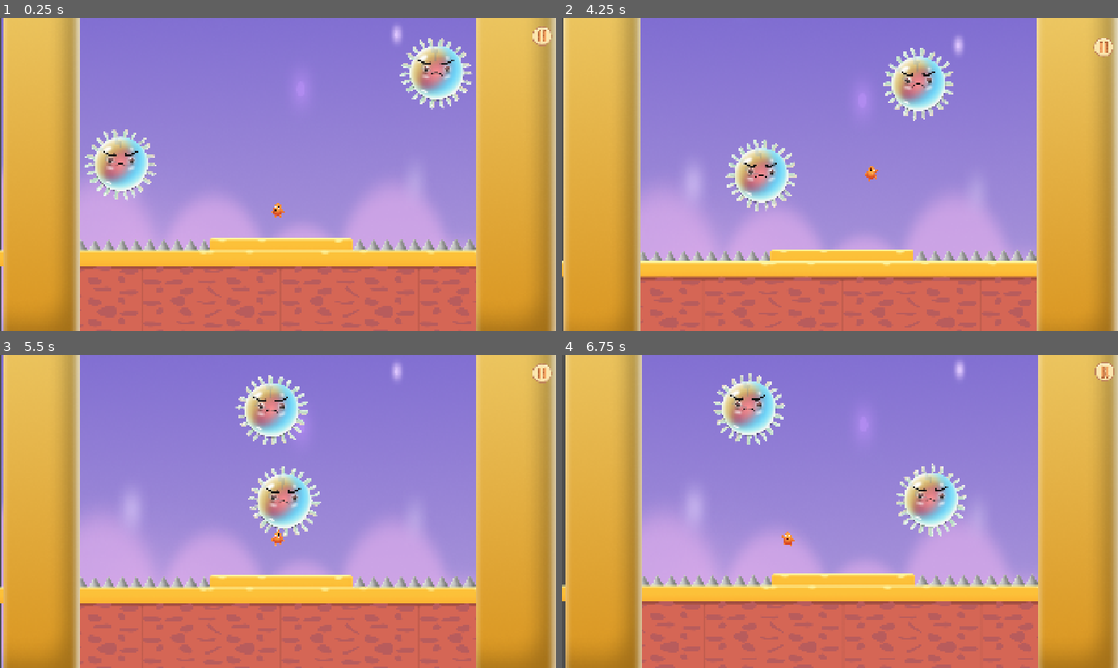
Above: before the commit, frames 1-4 (two rows, left to right).
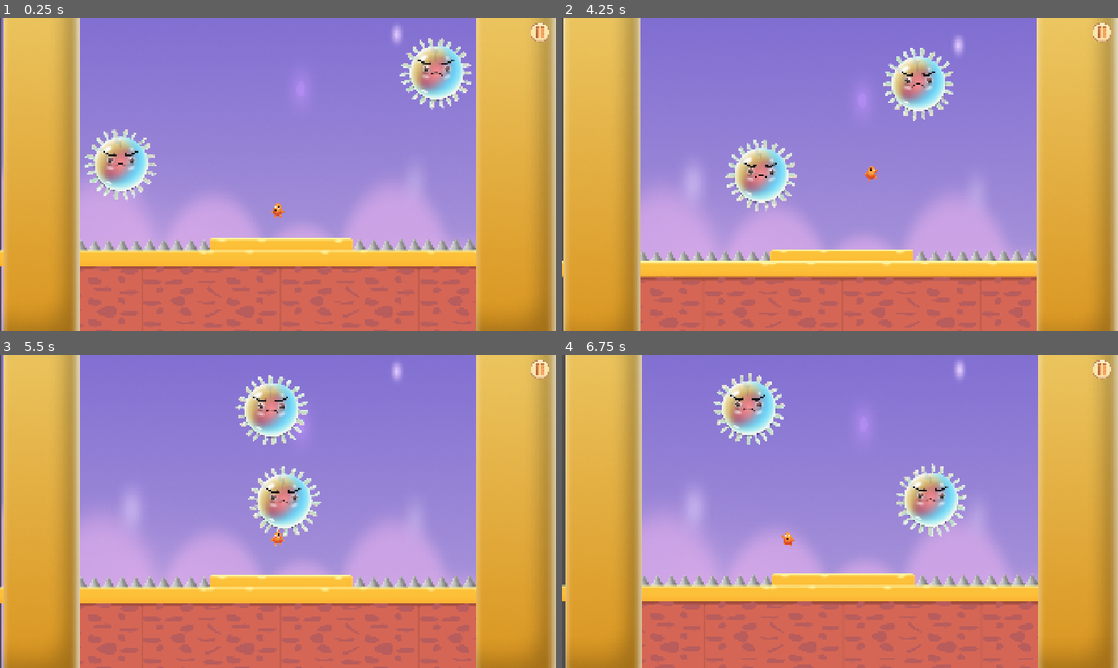
Above: after the commit, the same moments.

Repository: Ravi-Capsitech21/ZumpaJumpGodot
Game: Godot game, scene res://scenes/main_scene.tscn
Two runs of this game, one before a commit and one after it. Both use one fixed random seed, a clock stepped at 60 frames per second and the inputs below. This scene is started directly instead of the project's main scene.
Inputs (mouse positions are in pixels of both pictures, inside the frame that each line leads up to; where the layout moved, square brackets give the same spot in the first picture):
- Up to frame 1 (0.25 s): no input
- Up to frame 2 (4.25 s): click (1101, 33) [1106, 30] at 0.5 s; click (578, 33) [578, 39] at 1.25 s; click (840, 193) at 2 s; click "1" at 2.75 s; tap Enter (ui_accept) at 3.5, 3.77 s; move the mouse to (962, 158) at 3.52 s; hold Right (ui_right) from 3.53 s (still down); click (962, 158) at 3.67 s
- Up to frame 3 (5.5 s): move the mouse to (166, 527) at 4.27 s; tap Enter (ui_accept) at 4.52 s; move the mouse to (333, 442) at 5.02 s; release Right (ui_right) at 5.03 s; hold Left (ui_left) from 5.03 s (still down)
- Up to frame 4 (6.75 s): move the mouse to (812, 574) at 5.77 s; release Left (ui_left) at 5.78 s; hold Right (ui_right) from 5.78 s (still down); click (812, 574) at 5.92 s; tap Enter (ui_accept) at 6.02 s; move the mouse to (1006, 558) at 6.52 s

The runs differ from the first frame. In frame 1, 0.2% of the frame differs, in the area x 95-100%, y 1-10%; in frame 2, 0.3%, in the area x 95-100%, y 1-13%; in frame 3, 0.2%; in frame 4, 0.2%.

Commit message:
pause button fix

Diff:
--- a/YogeshScripts/Scripts/win_line.gd
+++ b/YogeshScripts/Scripts/win_line.gd
@@ -19,4 +19,4 @@
 		await get_tree().create_timer(slow_motion_time * slow_motion_scale).timeout
 
 		# normal speed
-		Engine.time_scale = 2.0
+		Engine.time_scale = 1.0
--- a/scenes/main_scene.tscn
+++ b/scenes/main_scene.tscn
@@ -1,6 +1,6 @@
 [gd_scene format=3 uid="uid://gsb87c05tuis"]
 
-[ext_resource type="Texture2D" uid="uid://dmu7hk8cb7pn" path="res://YogeshAssets/Loading screen.png" id="1_adb74"]
+[ext_resource type="Texture2D" uid="uid://dmu7hk8cb7pn" path="res://assets/Loading screen.png" id="1_adb74"]
 [ext_resource type="Texture2D" uid="uid://cw7vtth2ggyg3" path="res://assets/Group 362.png" id="1_e1cbu"]
 [ext_resource type="Script" uid="uid://blgcpnbt86brp" path="res://YogeshScripts/Scripts/win_line.gd" id="2_58gk3"]
 [ext_resource type="Texture2D" uid="uid://dv5vnlllgcj82" path="res://assets/Group 210.png" id="2_mngbo"]
@@ -17,7 +17,7 @@
 [ext_resource type="Texture2D" uid="uid://10wg35en3out" path="res://assets/Group 230.png" id="8_bcnxi"]
 [ext_resource type="Texture2D" uid="uid://bbui4kv8aw472" path="res://assets/Group 229.png" id="9_7nt27"]
 [ext_resource type="Texture2D" uid="uid://babbnsxjqayli" path="res://assets/Rectangle 152.png" id="10_k6f3i"]
-[ext_resource type="Texture2D" uid="uid://cih3uoq3cqaj1" path="res://YogeshAssets/Group 169.png" id="11_xdqt8"]
+[ext_resource type="Texture2D" uid="uid://cih3uoq3cqaj1" path="res://assets/Group 169.png" id="11_xdqt8"]
 [ext_resource type="Script" uid="uid://vjtolwui3l1f" path="res://Scripts/enemy.gd" id="14_01n6w"]
 [ext_resource type="Texture2D" uid="uid://b0437ji5hw68h" path="res://assets/tanticles (2).png" id="15_6u1mn"]
 [ext_resource type="Texture2D" uid="uid://cprgex8j7vyr1" path="res://assets/Group 202.png" id="16_bcnxi"]
@@ -347,7 +347,9 @@
 autoplay = &"new_animation"
 speed_scale = 2.079
 
-[node name="PausePannel" type="Control" parent="." unique_id=1060008530]
+[node name="CanvasLayer" type="CanvasLayer" parent="." unique_id=773329935]
+
+[node name="PausePannel" type="Control" parent="CanvasLayer" unique_id=1060008530]
 layout_mode = 3
 anchors_preset = 0
 offset_right = 1916.0
@@ -355,7 +357,7 @@
 script = ExtResource("3_4w45t")
 metadata/_edit_use_anchors_ = true
 
-[node name="PauseBtn" type="Button" parent="PausePannel" unique_id=1818087250]
+[node name="PauseBtn" type="Button" parent="CanvasLayer/PausePannel" unique_id=1818087250]
 z_index = 1
 layout_mode = 1
 anchors_preset = 1
@@ -372,7 +374,7 @@
 icon_alignment = 1
 metadata/_edit_use_anchors_ = true
 
-[node name="PauseMenu" type="Control" parent="PausePannel" unique_id=209401814]
+[node name="PauseMenu" type="Control" parent="CanvasLayer/PausePannel" unique_id=209401814]
 visible = false
 layout_mode = 1
 anchors_preset = 8
@@ -387,7 +389,7 @@
 grow_horizontal = 2
 grow_vertical = 2
 
-[node name="BackBtn" type="Button" parent="PausePannel/PauseMenu" unique_id=809208589]
+[node name="BackBtn" type="Button" parent="CanvasLayer/PausePannel/PauseMenu" unique_id=809208589]
 z_index = 1
 layout_mode = 1
 offset_left = -551.0
@@ -401,7 +403,7 @@
 icon = ExtResource("4_r6p65")
 icon_alignment = 1
 
-[node name="TextureRect" type="TextureRect" parent="PausePannel/PauseMenu" unique_id=481271746]
+[node name="TextureRect" type="TextureRect" parent="CanvasLayer/PausePannel/PauseMenu" unique_id=481271746]
 layout_mode = 1
 anchors_preset = 8
 anchor_left = 0.5
@@ -416,7 +418,7 @@
 grow_vertical = 2
 texture = ExtResource("6_01n6w")
 
-[node name="HBoxContainer" type="HBoxContainer" parent="PausePannel/PauseMenu/TextureRect" unique_id=1170966751]
+[node name="HBoxContainer" type="HBoxContainer" parent="CanvasLayer/PausePannel/PauseMenu/TextureRect" unique_id=1170966751]
 layout_mode = 1
 anchors_preset = 8
 anchor_left = 0.5
@@ -432,21 +434,21 @@
 size_flags_horizontal = 4
 size_flags_vertical = 4
 
-[node name="ResumeButton" type="Button" parent="PausePannel/PauseMenu/TextureRect/HBoxContainer" unique_id=1689728136]
+[node name="ResumeButton" type="Button" parent="CanvasLayer/PausePannel/PauseMenu/TextureRect/HBoxContainer" unique_id=1689728136]
 layout_mode = 2
 theme_override_icons/icon = ExtResource("7_6u1mn")
 theme_override_styles/normal = SubResource("StyleBoxEmpty_u0fll")
 theme_override_styles/pressed = SubResource("StyleBoxEmpty_6p3nn")
 theme_override_styles/hover = SubResource("StyleBoxEmpty_k67gn")
 
-[node name="RestartButton" type="Button" parent="PausePannel/PauseMenu/TextureRect/HBoxContainer" unique_id=502372115]
+[node name="RestartButton" type="Button" parent="CanvasLayer/PausePannel/PauseMenu/TextureRect/HBoxContainer" unique_id=502372115]
 layout_mode = 2
 theme_override_icons/icon = ExtResource("8_bcnxi")
 theme_override_styles/normal = SubResource("StyleBoxEmpty_k3g67")
 theme_override_styles/pressed = SubResource("StyleBoxEmpty_4bgka")
 theme_override_styles/hover = SubResource("StyleBoxEmpty_02d50")
 
-[node name="HomeButton" type="Button" parent="PausePannel/PauseMenu/TextureRect/HBoxContainer" unique_id=1547974922]
+[node name="HomeButton" type="Button" parent="CanvasLayer/PausePannel/PauseMenu/TextureRect/HBoxContainer" unique_id=1547974922]
 layout_mode = 2
 theme_override_icons/icon = ExtResource("9_7nt27")
 theme_override_styles/normal = SubResource("StyleBoxEmpty_pgk25")
@@ -481,8 +483,8 @@
 autoplay = &"new_animation"
 
 [connection signal="body_entered" from="Obstacles" to="Obstacles" method="_on_body_entered"]
-[connection signal="pressed" from="PausePannel/PauseBtn" to="PausePannel" method="_on_pause_btn_pressed"]
-[connection signal="pressed" from="PausePannel/PauseMenu/BackBtn" to="PausePannel" method="_on_back_btn_pressed"]
-[connection signal="pressed" from="PausePannel/PauseMenu/TextureRect/HBoxContainer/ResumeButton" to="PausePannel" method="_on_resume_button_pressed"]
-[connection signal="pressed" from="PausePannel/PauseMenu/TextureRect/HBoxContainer/RestartButton" to="PausePannel" method="_on_restart_button_pressed"]
-[connection signal="pressed" from="PausePannel/PauseMenu/TextureRect/HBoxContainer/HomeButton" to="PausePannel" method="_on_home_button_pressed"]
+[connection signal="pressed" from="CanvasLayer/PausePannel/PauseBtn" to="CanvasLayer/PausePannel" method="_on_pause_btn_pressed"]
+[connection signal="pressed" from="CanvasLayer/PausePannel/PauseMenu/BackBtn" to="CanvasLayer/PausePannel" method="_on_back_btn_pressed"]
+[connection signal="pressed" from="CanvasLayer/PausePannel/PauseMenu/TextureRect/HBoxContainer/ResumeButton" to="CanvasLayer/PausePannel" method="_on_resume_button_pressed"]
+[connection signal="pressed" from="CanvasLayer/PausePannel/PauseMenu/TextureRect/HBoxContainer/RestartButton" to="CanvasLayer/PausePannel" method="_on_restart_button_pressed"]
+[connection signal="pressed" from="CanvasLayer/PausePannel/PauseMenu/TextureRect/HBoxContainer/HomeButton" to="CanvasLayer/PausePannel" method="_on_home_button_pressed"]
Not shown, added: Scripts/loading.gd.uid
